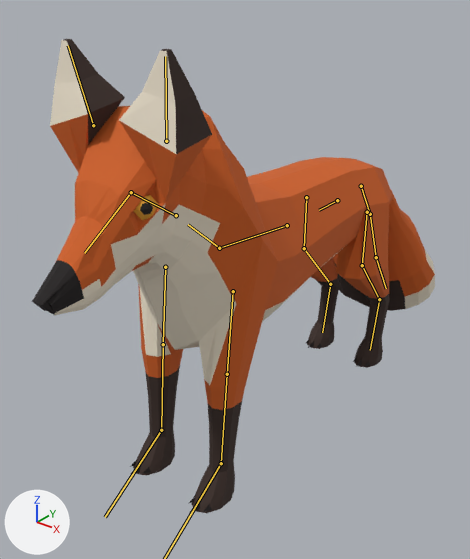
Before and after pictures for a commit that changed the glTF model creatures/experiments/boxmodel/abc/t7x/zoo/fox/stage4/fox.glb.
Before and after are seen from a camera (50 mm lens) standing at (0.972, -1.424, 1.284) and looking at (-0.073, -0.118, 0.473). The lights are fixed; the arrows at lower left show +X, +Y and +Z. The first picture is the older version. Both versions are drawn at frame 8 of the action 'attack'; the numbers are the values there. The bones that change, and the others that lie on the model, are drawn over the model as lines.

The first picture shows 'body', 'piece_claws', 'piece_eye'.
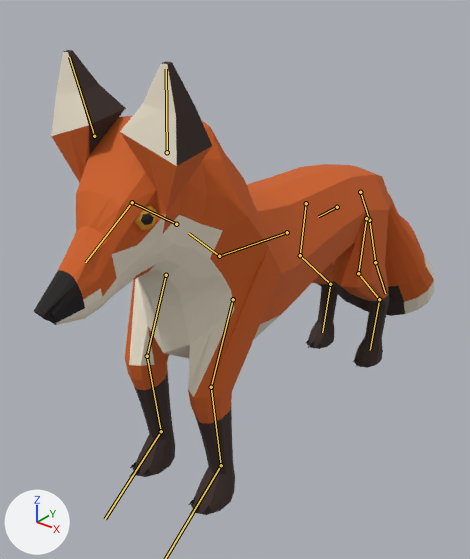
What differs and where, as boxes [x1, y1, x2, y2] in the pictures (470 x 559 px):
'body', posed: before [32, 39, 435, 513]; after [34, 50, 434, 515]
'piece_eye', posed: before [134, 195, 159, 220]; after [134, 206, 159, 230]
'piece_claws', posed: before [130, 339, 370, 513]; after [130, 339, 370, 514]
bone 'hips', root to tip: before (337, 200) to (319, 210); after (337, 207) to (318, 216)
bone 'upperarm.L', root to tip: before (233, 291) to (227, 374); after (233, 299) to (211, 387)
bone 'forearm.L', root to tip: before (227, 374) to (221, 463); after (211, 387) to (221, 465)
bone 'upperarm.R', root to tip: before (165, 267) to (163, 344); after (166, 275) to (147, 356)
bone 'forearm.R', root to tip: before (163, 344) to (161, 430); after (147, 356) to (161, 431)
bone 'paw.R', root to tip: before (161, 430) to (105, 517); after (161, 431) to (105, 519)
bone 'thigh.L', root to tip: before (367, 212) to (362, 265); after (366, 218) to (358, 273)
bone 'shin.L', root to tip: before (362, 265) to (379, 299); after (358, 273) to (379, 299)
bone 'thigh.R', root to tip: before (306, 197) to (304, 248); after (306, 203) to (300, 255)
bone 'shin.R', root to tip: before (304, 248) to (330, 284); after (300, 255) to (330, 284)

The change, as a list of edits to the scene's bpy script:
```text
Change bone_hips:
    where bone_hips = bpy.data.objects['rig'].pose.bones['hips']
    bone_hips.location: (0.0, -0.03, 0.0) -> (0.0, -0.03, -0.021)
Change bone_upperarm_l:
    where bone_upperarm_l = bpy.data.objects['rig'].pose.bones['upperarm.L']  # child of 'chest'
    bone_upperarm_l.rotation_quaternion: (1.0, -0.026, 0.0, 0.0) -> (0.993, 0.117, 0.0, 0.0)  # degrees (-3, 0, 0) -> degrees (13, 0, 0)
Change bone_forearm_l:
    where bone_forearm_l = bpy.data.objects['rig'].pose.bones['forearm.L']  # child of 'upperarm.L'
    bone_forearm_l.rotation_quaternion: (1.0, 0.002, 0.0, 0.0) -> (0.968, -0.25, 0.0, 0.0)  # degrees (0, 0, 0) -> degrees (-29, 0, 0)
Change bone_paw_l:
    where bone_paw_l = bpy.data.objects['rig'].pose.bones['paw.L']  # child of 'forearm.L'
    bone_paw_l.rotation_quaternion: (1.0, 0.024, 0.0, 0.0) -> (0.991, 0.135, 0.0, 0.0)  # degrees (3, 0, 0) -> degrees (15, 0, 0)
Change bone_upperarm_r:
    where bone_upperarm_r = bpy.data.objects['rig'].pose.bones['upperarm.R']  # child of 'chest'
    bone_upperarm_r.rotation_quaternion: (1.0, -0.026, 0.0, 0.0) -> (0.993, 0.117, 0.0, 0.0)  # degrees (-3, 0, 0) -> degrees (13, 0, 0)
Change bone_forearm_r:
    where bone_forearm_r = bpy.data.objects['rig'].pose.bones['forearm.R']  # child of 'upperarm.R'
    bone_forearm_r.rotation_quaternion: (1.0, 0.002, 0.0, 0.0) -> (0.968, -0.25, 0.0, 0.0)  # degrees (0, 0, 0) -> degrees (-29, 0, 0)
Change bone_paw_r:
    where bone_paw_r = bpy.data.objects['rig'].pose.bones['paw.R']  # child of 'forearm.R'
    bone_paw_r.rotation_quaternion: (1.0, 0.024, 0.0, 0.0) -> (0.991, 0.135, 0.0, 0.0)  # degrees (3, 0, 0) -> degrees (15, 0, 0)
Change bone_thigh_l:
    where bone_thigh_l = bpy.data.objects['rig'].pose.bones['thigh.L']  # child of 'hips'
    bone_thigh_l.rotation_quaternion: (1.0, 0.0, 0.0, 0.0) -> (0.998, 0.056, 0.0, 0.003)  # degrees (0, 0, 0) -> degrees (6, 0, 0)
Change bone_shin_l:
    where bone_shin_l = bpy.data.objects['rig'].pose.bones['shin.L']  # child of 'thigh.L'
    bone_shin_l.rotation_quaternion: (1.0, 0.0, 0.0, 0.0) -> (0.994, -0.109, 0.0, -0.008)  # degrees (0, 0, 0) -> degrees (-12, 0, -1)
Change bone_foot_l:
    where bone_foot_l = bpy.data.objects['rig'].pose.bones['foot.L']  # child of 'shin.L'
    bone_foot_l.rotation_quaternion: (1.0, 0.0, 0.0, 0.0) -> (0.999, 0.053, 0.001, 0.003)  # degrees (0, 0, 0) -> degrees (6, 0, 0)
Change bone_thigh_r:
    where bone_thigh_r = bpy.data.objects['rig'].pose.bones['thigh.R']  # child of 'hips'
    bone_thigh_r.rotation_quaternion: (1.0, 0.0, 0.0, 0.0) -> (0.998, 0.056, 0.0, -0.003)  # degrees (0, 0, 0) -> degrees (6, 0, 0)
Change bone_shin_r:
    where bone_shin_r = bpy.data.objects['rig'].pose.bones['shin.R']  # child of 'thigh.R'
    bone_shin_r.rotation_quaternion: (1.0, 0.0, 0.0, 0.0) -> (0.994, -0.109, 0.0, 0.008)  # degrees (0, 0, 0) -> degrees (-12, 0, 1)
Change bone_foot_r:
    where bone_foot_r = bpy.data.objects['rig'].pose.bones['foot.R']  # child of 'shin.R'
    bone_foot_r.rotation_quaternion: (1.0, 0.0, 0.0, 0.0) -> (0.999, 0.053, -0.001, -0.003)  # degrees (0, 0, 0) -> degrees (6, 0, 0)
```
